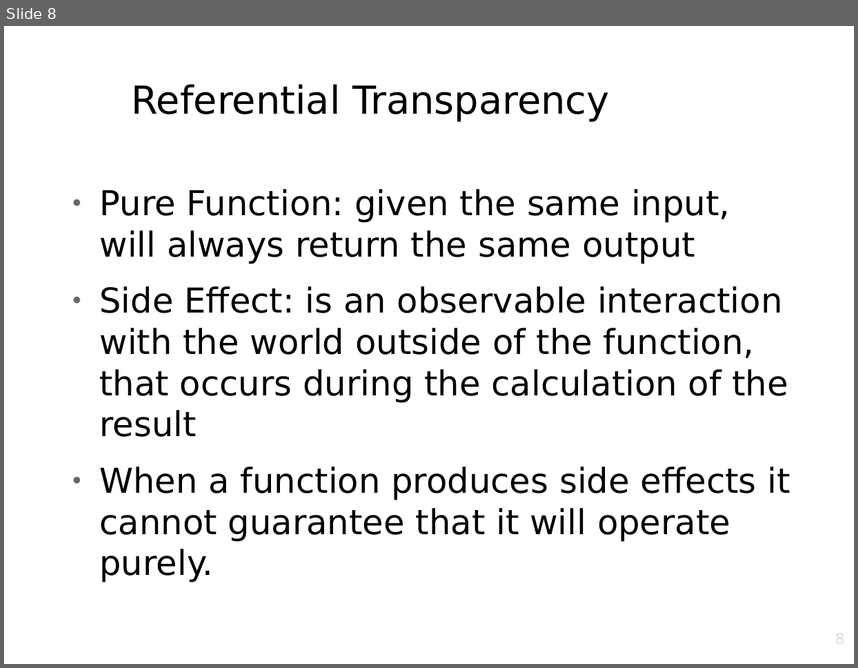
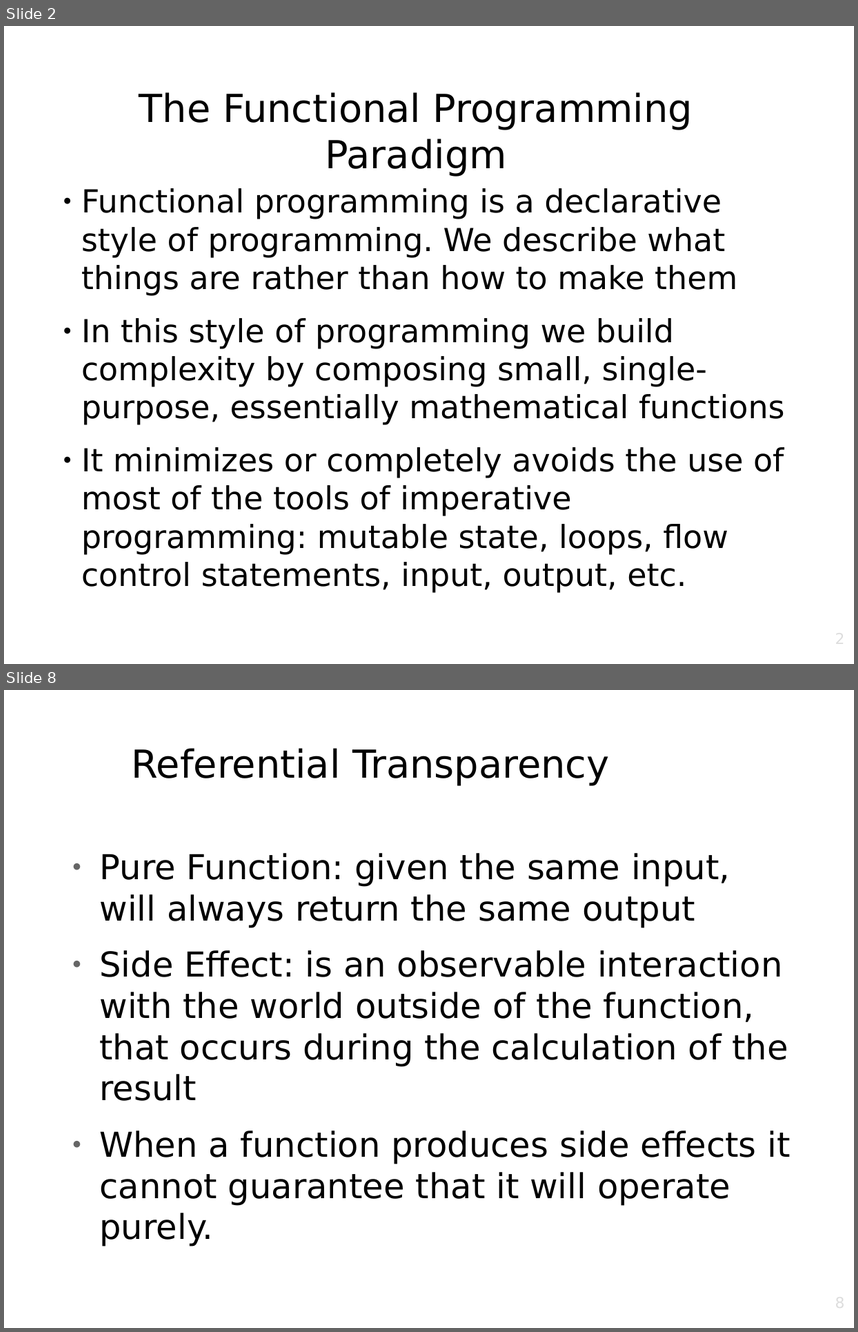
Before and after one commit to AdamStephenNorth/Functional-Programming-Lectures, a slide deck: LessonOne_Overview.odp. Shown one above the other, each under a label of ours: slide 8 before the commit, slides 2 and 8 after it; the slides between them are not shown. The pictures are 858x668 and 858x1332 pixels, drawn with LibreOffice and Linux fonts; fonts in the diff are those of the drawing; background and template pictures are left out. Boxes give left, top, right and bottom in pixels: in the first picture for what was removed or moved away, otherwise in the second. Text is boxed around its words. In the diff, an @@ line names an element or a change of style, - is before the commit and + after.

```diff
--- a/LessonOne_Overview.odp
+++ b/LessonOne_Overview.odp
@@ slide 2 added at bbox=[4, 26, 854, 664], background picture (left out) @@
@@ title added at bbox=[139, 92, 693, 176], 36 pt, text #000000 @@
+The Functional Programming Paradigm
@@ text added at bbox=[81, 188, 785, 554], 29.6 pt, text #000000 @@
+● Functional programming is a declarative style of programming. We describe what things are rather than how to make them
+● In this style of programming we build complexity by composing small, single-purpose, essentially mathematical functions
+● It minimizes or completely avoids the use of most of the tools of imperative programming: mutable state, loops, flow control statements, input, output, etc.
@@ page number added at bbox=[647, 629, 846, 664], 14 pt, text #DDDDDD @@
+2
```
Also in this commit, not shown: 8 slides changed, 3 other slides added, 3 slides removed.
